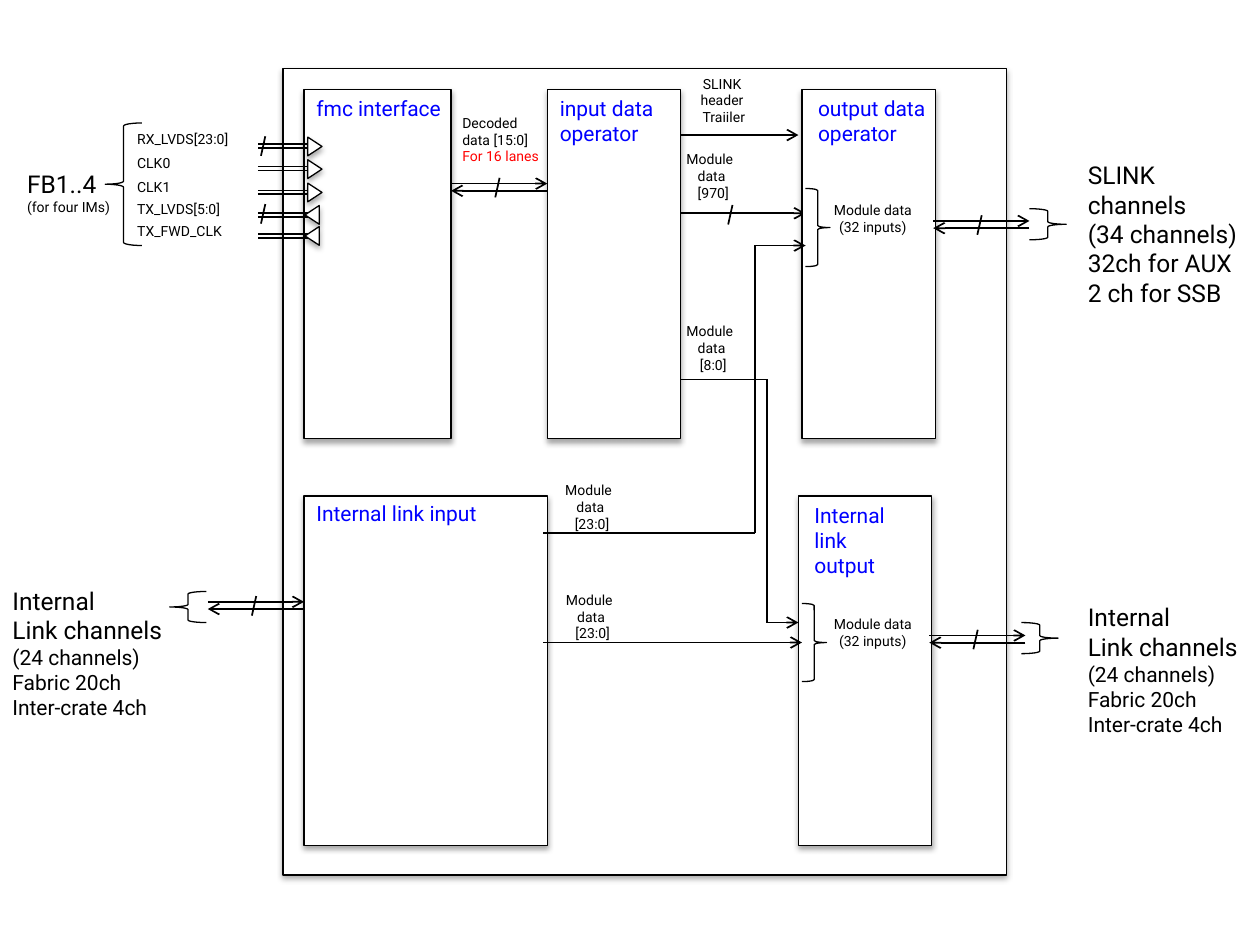
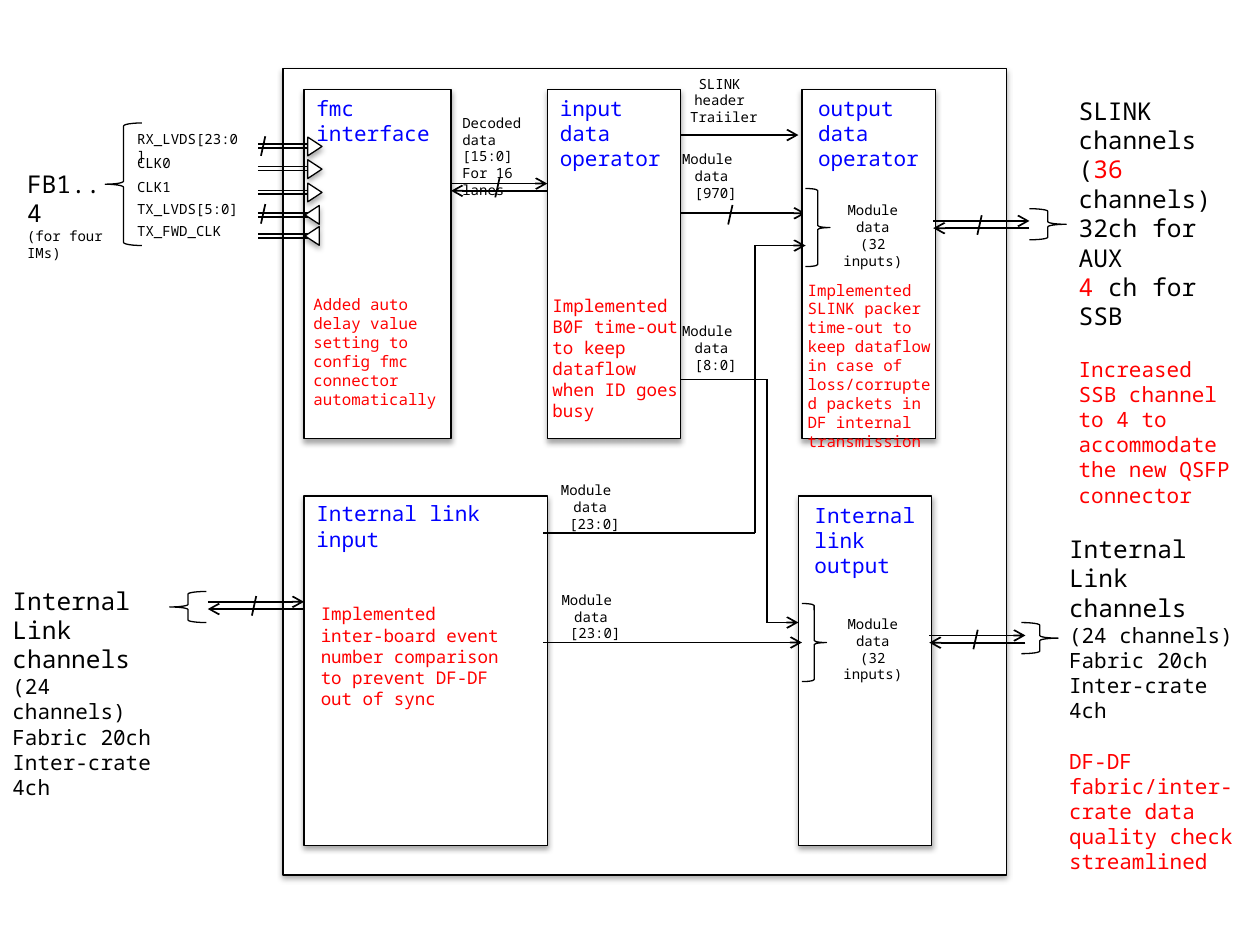
Before and after one commit to zihaoj/DataFormatterSpec, a slide deck: slide 4 of figures.pptx. Drawn at 1260x945 pixels with LibreOffice and Linux fonts; fonts in the diff are those of the drawing. Boxes give left, top, right and bottom in pixels: in the first picture for what was removed or moved away, otherwise in the second. Text is boxed around its words. In the diff, an @@ line names an element or a change of style, - is before the commit and + after.

Commit message:
zihao check in

```diff
--- a/figures.pptx
+++ b/figures.pptx
@@ text "SLINK channels (36 channels)": place and size @@
-text "SLINK channels (36 channels)" at box(1088, 166, 1237, 303)
+text "SLINK channels (36 channels)" at box(1079, 102, 1229, 504)
@@ text "Decoded" at box(462, 117, 521, 198): font Roboto to Noto Sans Mono; text colour #FF0000 to #000000 in "For 16 lanes" @@
@@ text at box(1079, 102, 1211, 212): text changed; font Roboto to Noto Sans Mono @@
-SLINK channels
-(34 channels)
+SLINK channels
+(36 channels)
@@ text at box(1079, 218, 1196, 268): font Roboto to Noto Sans Mono in "32ch for AUX" @@
@@ text added at box(313, 298, 417, 386), 9 pt, text #FF0000 @@
+Added auto delay value setting to config fmc connector automatically
@@ text added at box(552, 298, 678, 401), 10 pt, text #FF0000 @@
+Implemented B0F time-out to keep dataflow when ID goes busy
@@ text added at box(808, 284, 931, 447), 9 pt, text #FF0000 @@
+Implemented SLINK packer time-out to keep dataflow in case of loss/corrupted packets in DF internal transmission
@@ text at box(1079, 277, 1229, 504): text changed; size 14 to 12 pt; font Roboto to Noto Sans Mono; text colour #000000 to #FF0000 @@
-2 ch for SSB
+4 ch for SSB
+Increased SSB channel to 4 to accommodate the new QSFP connector
@@ text "Internal Link channels (24 channels) ...": place and size @@
-text "Internal Link channels (24 channels) ..." at box(1088, 607, 1237, 733)
+text "Internal Link channels (24 channels) ..." at box(1069, 539, 1233, 870)
@@ text at box(1069, 539, 1232, 719): font Roboto to Noto Sans Mono in "Internal Link channels (24 channels) Fabric 20ch", "Inter-crate 4ch" @@
@@ text added at box(321, 606, 499, 710), 10 pt, text #FF0000 @@
+Implemented inter-board event number comparison to prevent DF-DF out of sync
@@ font Roboto to Noto Sans Mono in 19 elements at box(316, 100, 429, 148), box(560, 100, 661, 171), box(27, 175, 103, 261), box(137, 134, 238, 147), box(137, 154, 171, 168), box(137, 182, 171, 192), box(137, 204, 238, 217), box(137, 226, 221, 238), box(690, 79, 757, 122), box(682, 153, 737, 201), box(814, 507, 915, 578), box(682, 325, 737, 373), box(818, 101, 919, 171), box(316, 505, 480, 552), box(561, 484, 619, 533), box(562, 594, 620, 643), box(12, 591, 151, 796), box(843, 204, 902, 270), box(843, 618, 902, 683) @@
@@ text at box(1069, 754, 1233, 870): paragraph added @@
+DF-DF fabric/inter-crate data quality check streamlined
```
Also in this commit, not shown: 10 other slides changed, 4 slides added, 1 slide removed, 6 other files.
